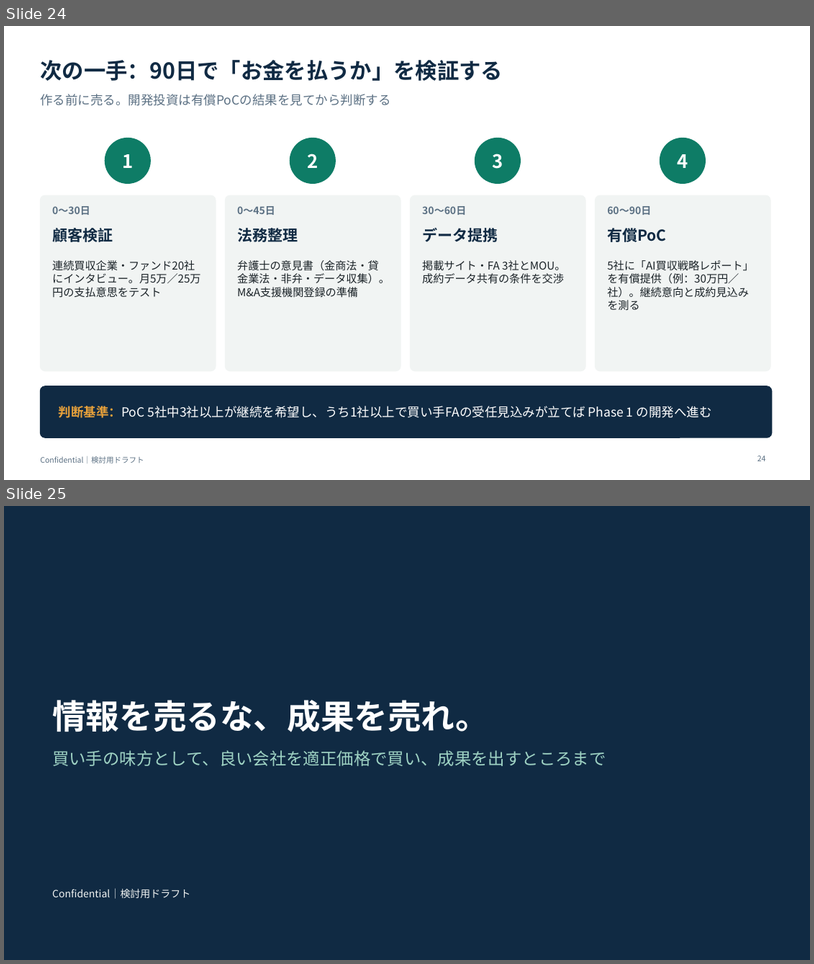
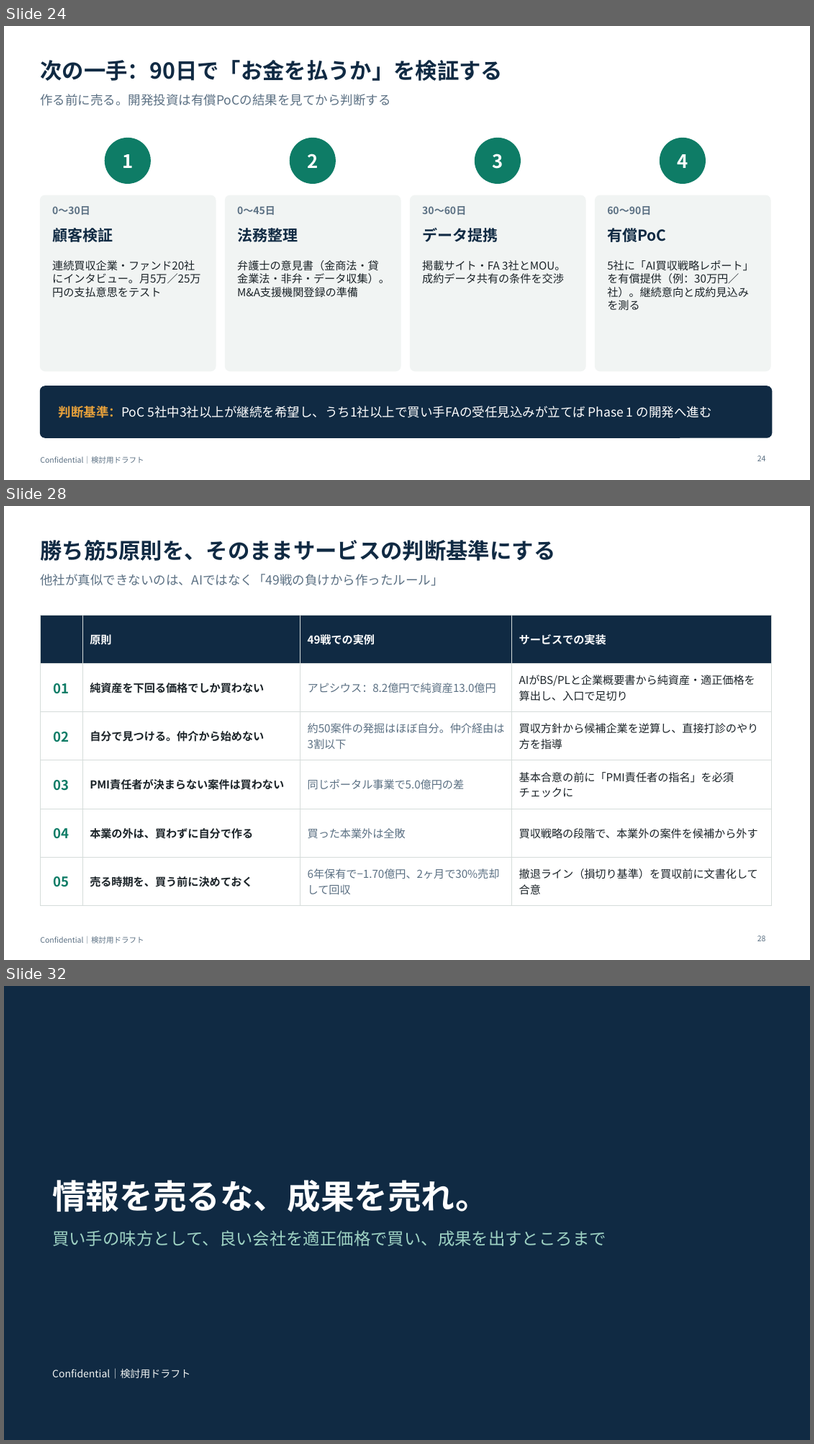
Before and after one commit to nakano-winebank/wine-auction, a slide deck: docs/business/AI_MA_新規事業_レビューと提案.pptx. Shown one above the other, each under a label of ours: slides 24 and 25 before the commit, slides 24, 28 and 32 after it; the slides between them are not shown. The pictures are 814x964 and 814x1444 pixels, drawn with LibreOffice and Linux fonts; fonts in the diff are those of the drawing. Boxes give left, top, right and bottom in pixels: in the first picture for what was removed or moved away, otherwise in the second. Text is boxed around its words. In the diff, an @@ line names an element or a change of style, - is before the commit and + after.

```diff
--- a/docs/business/AI_MA_新規事業_レビューと提案.pptx
+++ b/docs/business/AI_MA_新規事業_レビューと提案.pptx
@@ slide 28 added at [4,506,810,960], background #FFFFFF; not listed: 1 template element that a slide beside it also shows @@
@@ title added at [40,540,556,561], 26 pt, text #102A43, bold @@
+勝ち筋5原則を、そのままサービスの判断基準にする
@@ text added at [40,574,443,586], 15 pt, text #5B7083 @@
+他社が真似できないのは、AIではなく「49戦の負けから作ったルール」
@@ table added at [40,615,772,897], 6 rows, 4 columns @@
+ | 原則 | 49戦での実例 | サービスでの実装
+01 | 純資産を下回る価格でしか買わない | アピシウス：8.2億円で純資産13.0億円 | AIがBS/PLと企業概要書から純資産・適正価格を算出し、入口で足切り
+02 | 自分で見つける。仲介から始めない | 約50案件の発掘はほぼ自分。仲介経由は3割以下 | 買収方針から候補企業を逆算し、直接打診のやり方を指導
+03 | PMI責任者が決まらない案件は買わない | 同じポータル事業で5.0億円の差 | 基本合意の前に「PMI責任者の指名」を必須チェックに
+04 | 本業の外は、買わずに自分で作る | 買った本業外は全敗 | 買収戦略の段階で、本業外の案件を候補から外す
+05 | 売る時期を、買う前に決めておく | 6年保有で−1.70億円、2ヶ月で30%売却して回収 | 撤退ライン（損切り基準）を買収前に文書化して合意
@@ page number added at [758,935,766,941], 9 pt, text #5B7083 @@
+28
@@ what was slide 25 is now slide 32 @@
```
Also in this commit, not shown: 1 slide changed, 6 other slides added.
